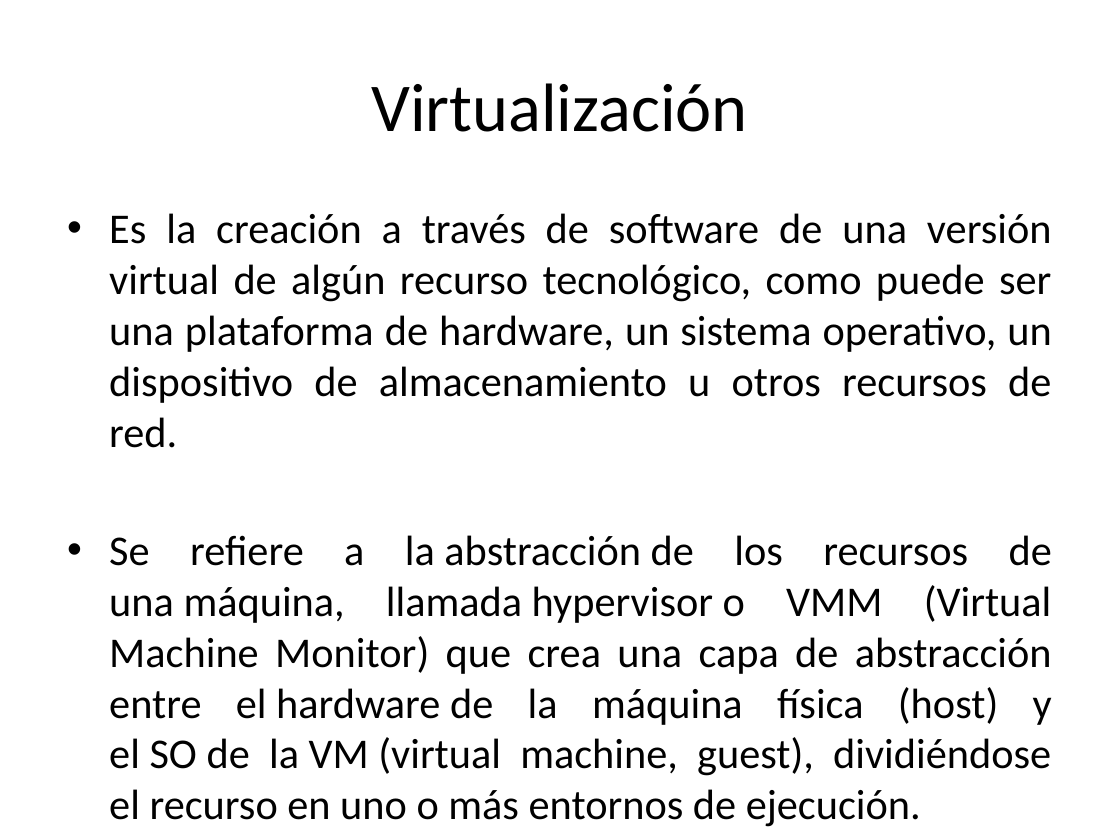
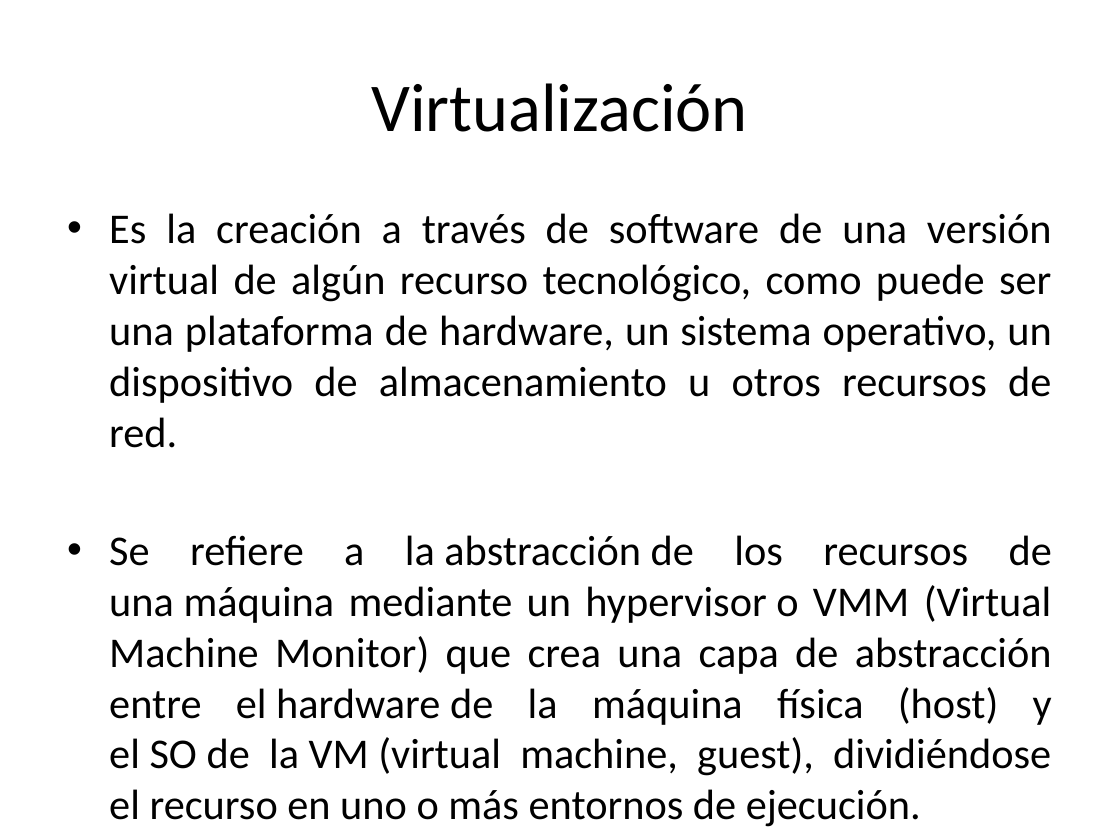
Before and after one commit to harvestcore/SWAP, a slide deck: slide 2 of trabajo/ppt/Servidores web de altas prestaciones en entornos virtualizados.pptx. Drawn at 1120x840 pixels with LibreOffice and Linux fonts; fonts in the diff are those of the drawing; background and template pictures are left out. Boxes give left, top, right and bottom in pixels: in the first picture for what was removed or moved away, otherwise in the second. Text is boxed around its words. In the diff, an @@ line names an element or a change of style, - is before the commit and + after.

Commit message:
Errata presentación

```diff
--- a/trabajo/ppt/Servidores web de altas prestaciones en entornos virtualizados.pptx
+++ b/trabajo/ppt/Servidores web de altas prestaciones en entornos virtualizados.pptx
@@ text at <box>109,535,1052,827</box>: text changed @@
-• Se refiere a la abstracción de los recursos de una máquina, llamada hypervisor o VMM (Virtual Machine Monitor) que crea una capa de abstracción entre el hardware de la máquina física (host) y el SO de la VM (virtual machine, guest), dividiéndose el recurso en uno o más entornos de ejecución.
+• Se refiere a la abstracción de los recursos de una máquina mediante un hypervisor o VMM (Virtual Machine Monitor) que crea una capa de abstracción entre el hardware de la máquina física (host) y el SO de la VM (virtual machine, guest), dividiéndose el recurso en uno o más entornos de ejecución.
```
Also in this commit, not shown: 1 other file.
